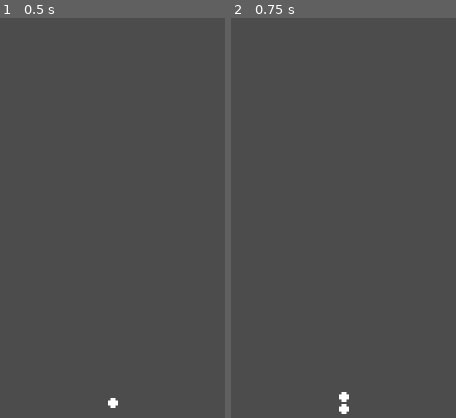
Above: before the commit, frames 1-2 (left to right).
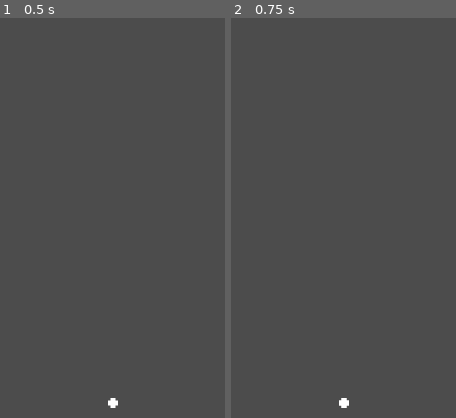
Above: after the commit, the same moments.

Repository: claucambra/BrickBuster
Game: Godot game, scene res://Board.tscn
Two runs of this game, one before a commit and one after it. Both use one fixed random seed, a clock stepped at 60 frames per second and the inputs below.
Inputs (mouse positions are % of the whole screen's width and height, from its top left):
- Up to frame 1 (0.5 s): no input
- Up to frame 2 (0.75 s): tap Enter at 0.5 s; move the mouse to (72, 45) at 0.52 s; click (72, 45) at 0.6 s
The pictures show only the part of the screen within x 25-75%, y 50-100%; the shares and areas given below are measured in that part.

Frame 1 is identical in both runs. In frame 2, 0.2% of the frame differs, in the area x 48-53%, y 93-99%.

Commit message:
Balls now despawn when they reach the bottom of the board

Diff:
--- a/Ball.tscn
+++ b/Ball.tscn
@@ -11,8 +11,12 @@
 
 [node name="Ball" type="RigidBody2D"]
 position = Vector2( 360, 1256 )
-physics_material_override = SubResource( 3 )
+collision_mask = 2
+physics_material_override = SubResource( 1 )
 gravity_scale = 0.0
+contacts_reported = 100
+contact_monitor = true
+sleeping = true
 linear_damp = 0.0
 angular_damp = 0.0
 script = ExtResource( 1 )
@@ -24,3 +28,4 @@
 
 [node name="CollisionShape2D" type="CollisionShape2D" parent="."]
 shape = SubResource( 2 )
+[connection signal="body_entered" from="." to="." method="_on_Ball_body_entered"]
--- a/logic/Ball.gd
+++ b/logic/Ball.gd
@@ -1,6 +1,4 @@
 extends RigidBody2D
-
-signal clicked
 
 # Declare member variables here. Examples:
 # var a = 2
@@ -15,6 +13,10 @@
 # Called when the node enters the scene tree for the first time.
 #func _ready():
 
-
 # Called every frame. 'delta' is the elapsed time since the previous frame.
 #func _process(delta):
+	#pass
+
+func _on_Ball_body_entered(body):
+	if body.get_name() == "BottomWall":
+		self.queue_free()
Not shown: 1 places in Ball.tscn that only renumber resources
